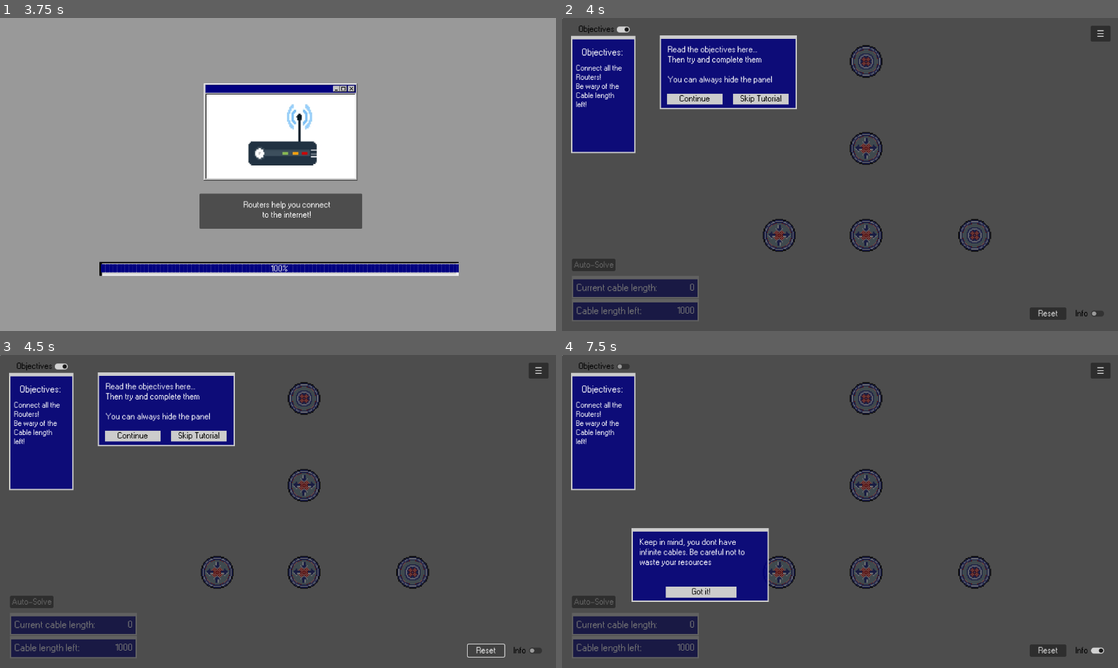
Above: before the commit, frames 1-4 (two rows, left to right).
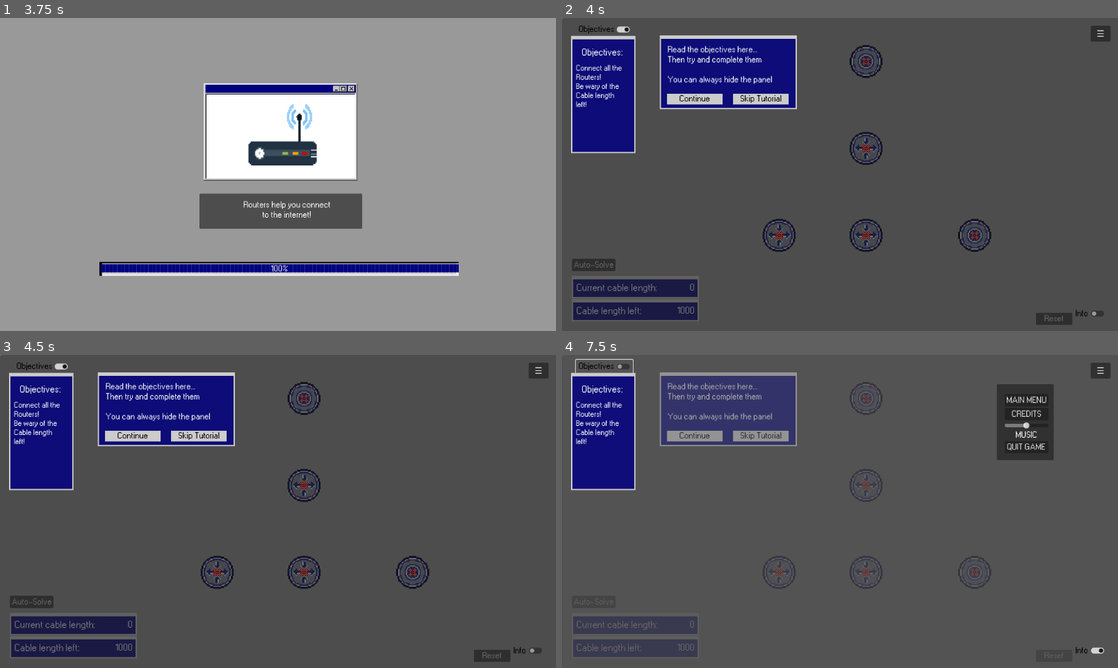
Above: after the commit, the same moments.

Repository: BcubeStudios/Netspace-Game
Game: Godot game, scene res://scenes/opening.tscn
Two runs of this game, one before a commit and one after it. Both use one fixed random seed, a clock stepped at 60 frames per second and the inputs below.
Inputs (mouse positions are in pixels of both pictures, inside the frame that each line leads up to):
- Up to frame 1 (3.75 s): click "☰" at 0.5 s; click "☰" at 1.25 s; click "START GAME" at 2 s; move the mouse to (400, 158) at 2.77 s; click (400, 158) at 2.92 s; move the mouse to (166, 190) at 3.52 s; click (166, 190) at 3.67 s
- Up to frame 2 (4 s): no input
- Up to frame 3 (4.5 s): click "Reset" at 4.25 s
- Up to frame 4 (7.5 s): click "☰" at 5 s; click "Info" at 5.75 s; click "Objectives" at 6.5 s; click "Continue" at 7.25 s

Frame 1 is identical in both runs. In frame 2, 0.3% of the frame differs, in the area x 84-92%, y 92-98%; in frame 3, 0.2%; in frame 4, 17%, in the area x 2-91%, y 1-97%.
Error after the commit: Attempt to call function 'show' in base 'null instance' on a null instance. (res://scripts/hud.gd:34)

Commit message:
small fixes
small fixes

Diff:
--- a/GodotWorkspace/scenes/game_panel.tscn
+++ b/GodotWorkspace/scenes/game_panel.tscn
@@ -90,4 +90,15 @@
 theme = ExtResource("3_fyrpk")
 text = "Auto-Solve"
 
+[node name="resetButton" type="Button" parent="."]
+layout_mode = 1
+anchors_preset = -1
+offset_left = 1091.0
+offset_top = 678.0
+offset_right = 1175.0
+offset_bottom = 706.0
+theme = ExtResource("3_fyrpk")
+text = "Reset"
+
 [connection signal="pressed" from="solveButton" to="." method="_on_solve_button_pressed"]
+[connection signal="pressed" from="resetButton" to="." method="_on_reset_button_pressed"]
--- a/GodotWorkspace/scenes/hud.tscn
+++ b/GodotWorkspace/scenes/hud.tscn
@@ -128,16 +128,6 @@
 Cable length
 left!"
 
-[node name="resetButton" type="Button" parent="."]
-layout_mode = 1
-anchors_preset = -1
-anchor_left = 9.925
-anchor_top = 6.075
-anchor_right = 9.925
-anchor_bottom = 6.075
-offset_left = 680.0
-offset_top = 423.0
-offset_right = 764.0
-offset_bottom = 451.0
-theme = ExtResource("1_xdl22")
-text = "Reset"
+[connection signal="pressed" from="settingButton" to="." method="_on_setting_button_pressed"]
+[connection signal="toggled" from="infoToggle" to="." method="_on_info_toggle_toggled"]
+[connection signal="toggled" from="objectivesToggle" to="." method="_on_objectives_toggle_toggled"]
--- a/GodotWorkspace/scripts/director.gd
+++ b/GodotWorkspace/scripts/director.gd
@@ -149,3 +149,9 @@
 			#draw edge
 			min_edge.queue_redraw()
 			await Global.wait(0.5)
+
+func reset():
+	for point in points:
+		for edge in edges:
+			point.remove_edge(edge)
+	edges.clear()
--- a/GodotWorkspace/scripts/game_panel.gd
+++ b/GodotWorkspace/scripts/game_panel.gd
@@ -10,3 +10,6 @@
 
 func _on_solve_button_pressed():
 	$Director.auto_solve()
+
+func _on_reset_button_pressed():
+	$Director.reset()
--- a/GodotWorkspace/scripts/hud.gd
+++ b/GodotWorkspace/scripts/hud.gd
@@ -8,7 +8,7 @@
 		settingsMenu()
 
 func settingsMenu():
-	var setting_panel = $HUD/settingPanel
+	var setting_panel = $settingPanel
 	var overlay = $overlay
 	if setting_on:
 		setting_panel.hide()
@@ -43,7 +43,3 @@
 		objectives_graphic.show()
 	else:
 		objectives_graphic.hide()
-
-func _on_reset_button_pressed():
-	#.reset()
-	pass
